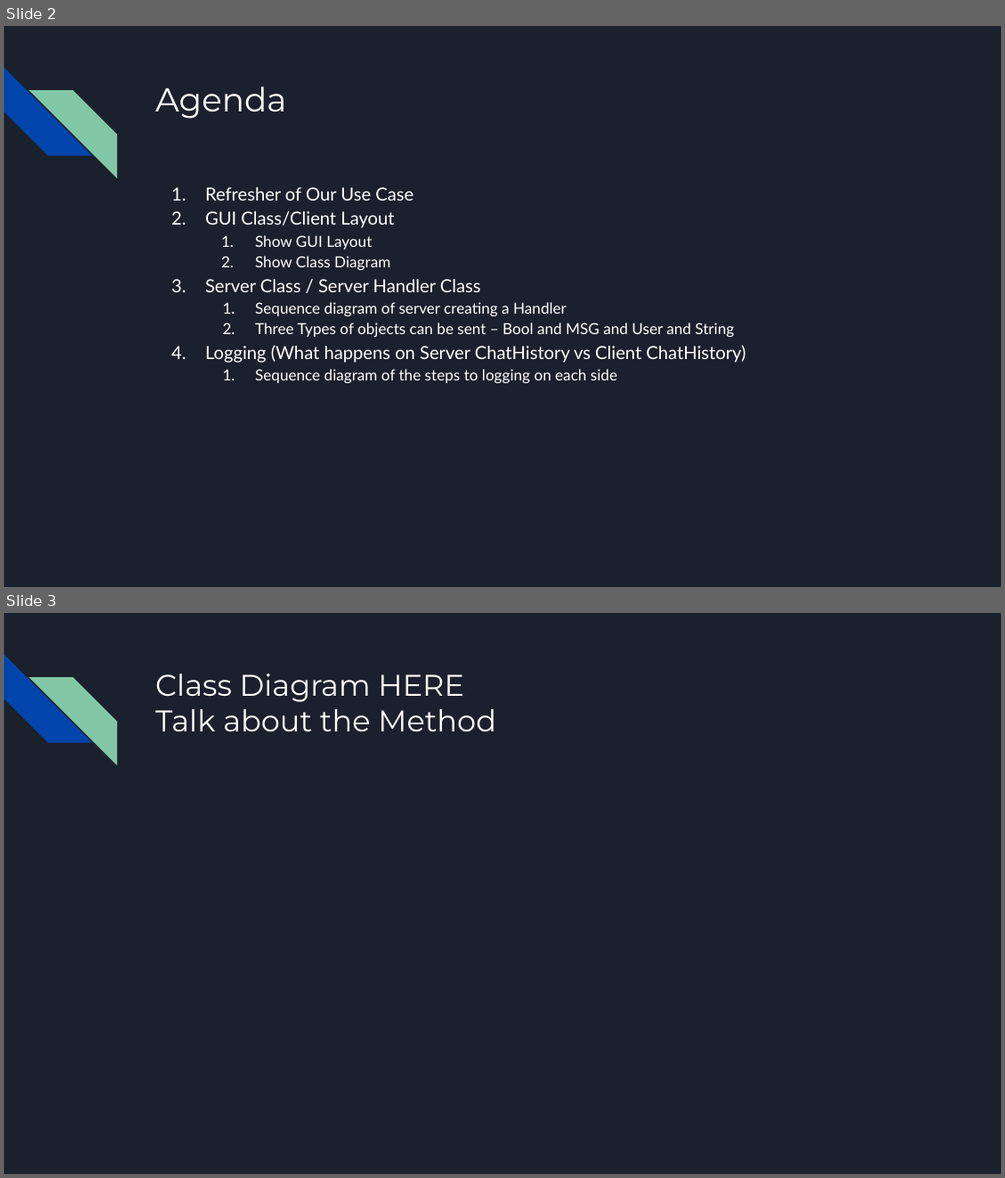
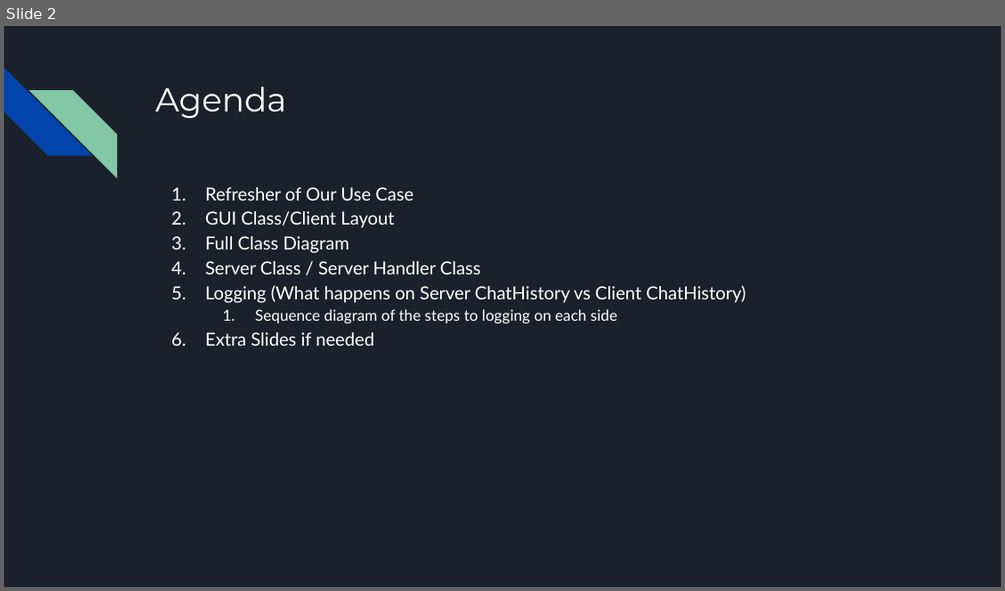
Before and after one commit to R3r3zzed/Comms-Project, a slide deck: Design/Comms Project Design.pptx. Shown one above the other, each under a label of ours: slides 2 and 3 before the commit, slide 2 after it. The pictures are 1005x1178 and 1005x591 pixels, drawn with LibreOffice and Linux fonts; fonts in the diff are those of the drawing. Boxes give left, top, right and bottom in pixels: in the first picture for what was removed or moved away, otherwise in the second. Text is boxed around its words. In the diff, an @@ line names an element or a change of style, - is before the commit and + after.

```diff
--- a/Design/Comms Project Design.pptx
+++ b/Design/Comms Project Design.pptx
@@ slide 3 removed at box(4, 613, 1001, 1174), background #1B212C; not listed: 2 template elements that a slide beside it also shows @@
@@ title removed at box(155, 674, 496, 731) @@
-Class Diagram HERE
-Talk about the Method
@@ slide 2 changed as well @@
@@ text at box(205, 236, 349, 253): text changed; size 11 to 13 pt @@
-  1. Show GUI Layout
-  2. Show Class Diagram
+3. Full Class Diagram
@@ text at box(255, 302, 734, 337): paragraphs removed @@
-  1. Sequence diagram of server creating a Handler
-  2. Three Types of objects can be sent – Bool and MSG and User and String
@@ text at box(205, 332, 374, 346): paragraph added @@
+6. Extra Slides if needed
```
Also in this commit, not shown: 1 other slide changed, 9 slides added, 1 other slide removed, 3 other files.
